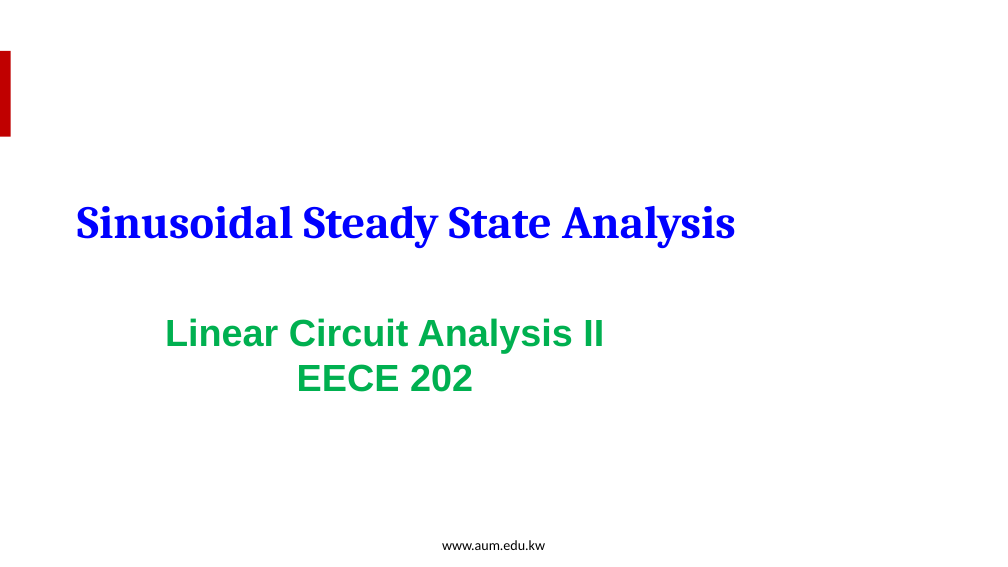
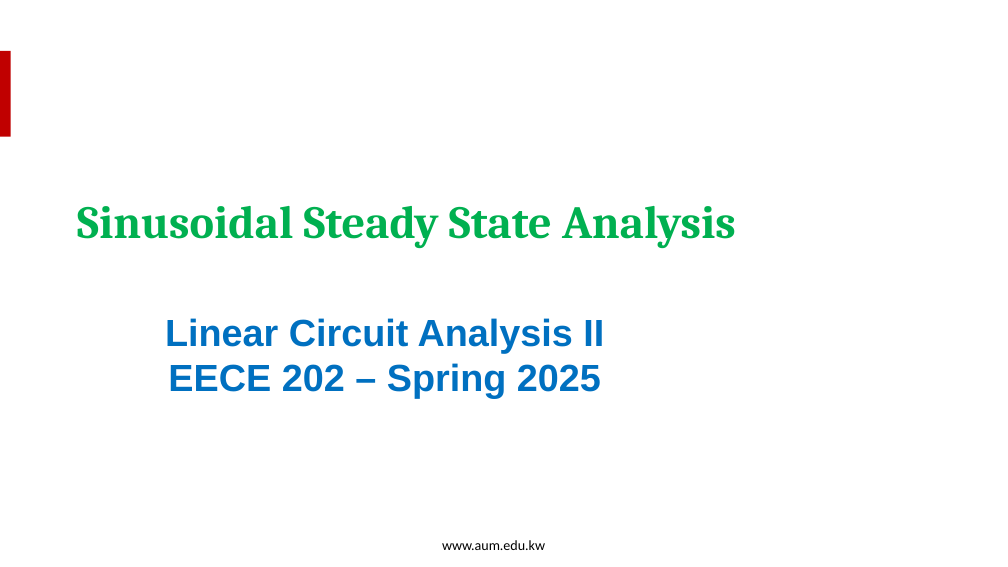
Before and after one commit to salmanrazzaq1993/AUM-WORK, a slide deck: slide 1 of PP WORK/Instructor Version/Week 11/Week 11 Lecture 1 - Sinusoidal Steady State.pptx. Drawn at 1008x567 pixels with LibreOffice and Linux fonts; fonts in the diff are those of the drawing; background and template pictures are left out. Boxes give left, top, right and bottom in pixels: in the first picture for what was removed or moved away, otherwise in the second. Text is boxed around its words. In the diff, an @@ line names an element or a change of style, - is before the commit and + after.

```diff
--- a/PP WORK/Instructor Version/Week 11/Week 11 Lecture 1 - Sinusoidal Steady State.pptx
+++ b/PP WORK/Instructor Version/Week 11/Week 11 Lecture 1 - Sinusoidal Steady State.pptx
@@ text "Sinusoidal Steady State Analysis" at box(77, 206, 736, 248): text colour #0000FF to #00B050 @@
@@ text at box(165, 318, 604, 353): text colour #00B050 to #0070C0 in "Linear Circuit Analysis II" @@
@@ text at box(168, 363, 601, 399): text changed; text colour #00B050 to #0070C0 @@
-EECE 202
+EECE 202 – Spring 2025
```
Also in this commit, not shown: 14 other slides changed, 1 slide added.
